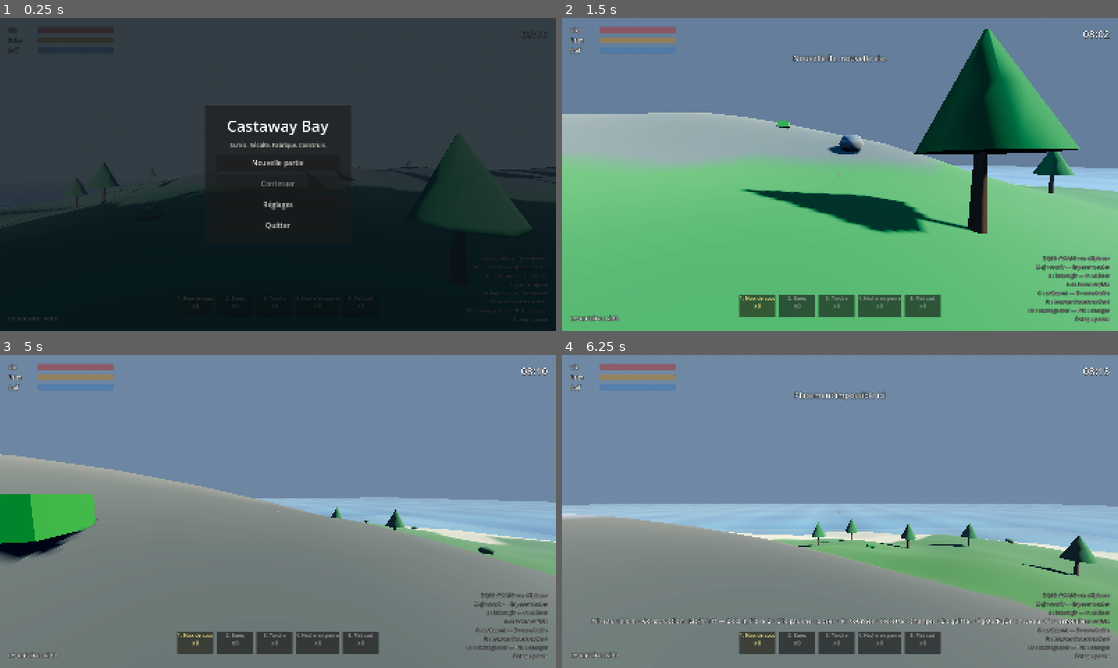
Above: before the commit, frames 1-4 (two rows, left to right).
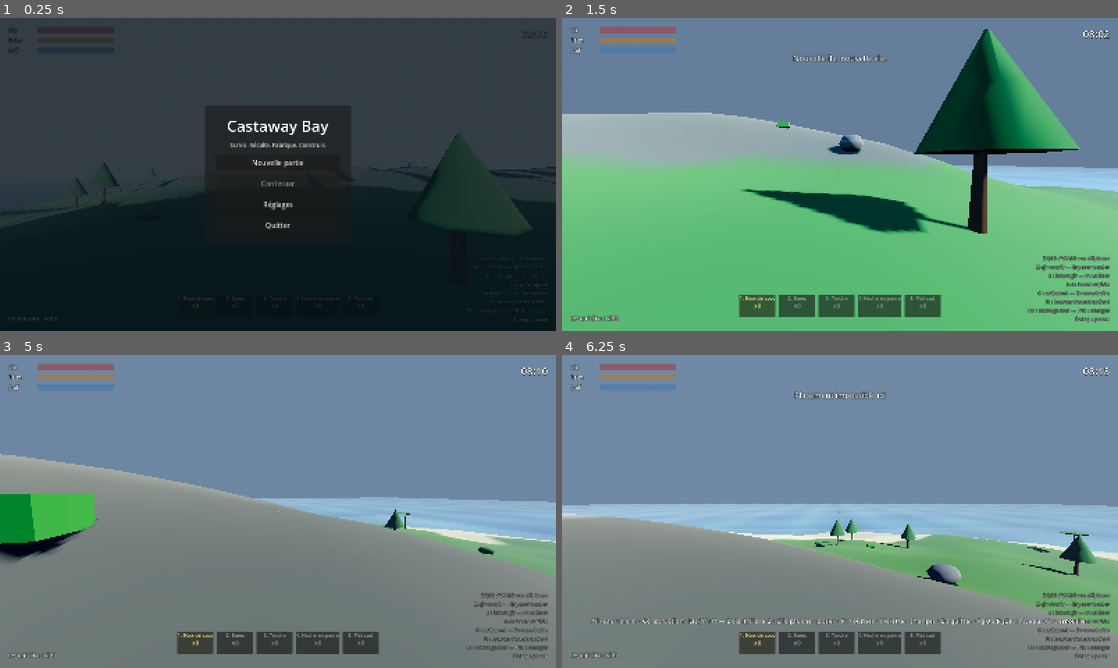
Above: after the commit, the same moments.

Repository: WinnyKing57/castaway-bay
Game: Godot game, scene res://main.tscn
The game is run twice, just before and just after one commit, with the same random seed, the same clock (stepped at 60 frames per second) and the same inputs.
Inputs (mouse positions are in pixels of both pictures, inside the frame that each line leads up to):
- Up to frame 1 (0.25 s): no input
- Up to frame 2 (1.5 s): click "Nouvelle partie" at 0.5 s; tap Enter (ui_accept) at 1.25 s; move the mouse to (867, 174) at 1.27 s; hold W (move_forward) from 1.28 s (still down); hold Page Down (build_level_down) from 1.28 s (still down); click (867, 174) at 1.42 s
- Up to frame 3 (5 s): keep holding W (move_forward); tap Space (jump) at 1.52, 2.27, 3.77, 4.52 s; move the mouse to (250, 511) at 2.02 s; release Page Down (build_level_down) at 2.03 s; tap V (build_level_lock) at 2.1 s; move the mouse to (289, 505) at 2.77 s; hold Page Up (build_level_up) 2.78-3.53 s; move the mouse to (272, 517) at 3.52 s; tap E (interact) at 3.6 s; click (272, 517) at 3.67 s; move the mouse to (316, 514) at 4.27 s; hold R (rotate_build) from 4.28 s (still down)
- Up to frame 4 (6.25 s): keep holding W (move_forward); move the mouse to (795, 508) at 5.02 s; release R (rotate_build) at 5.03 s; tap Shift (sprint) at 5.1 s; tap Space (jump) at 5.27 s; move the mouse to (845, 511) at 5.77 s; hold B (toggle_build) from 5.78 s (still down); click (845, 511) at 5.92 s

The runs differ from the first frame. In frame 1, less than 0.1% of the frame differs, in the area x 66-76%, y 45-49%; in frame 2, 0.4%; in frame 3, less than 0.1%; in frame 4, 0.8%, in the area x 42-95%, y 52-74%.

Commit message:
Complete gameplay integration, boat repair, docs and roadmap
- Fix Boat.repair(player) signature and return bool
- Fix offset typing in construction anchor checks
- Balance resource generation (clay, metal, seeds) on island
- Update run.sh with multi-path Godot executable detection
- Update README.md with building rules, cheat options and game loop
- Update TODO.md with finished milestones and detailed game roadmap

Diff:
--- a/world/island.gd
+++ b/world/island.gd
@@ -220,15 +220,15 @@
 			continue
 
 		var prop: Harvestable = scene.instantiate()
-		if height < 1.5:
+		if height < 2.0 and rng.randf() < 0.35:
 			prop.kind = "argile"
 		elif height < 4.0:
-			prop.kind = "palmier" if rng.randf() < 0.6 else ("seed" if rng.randf() < 0.3 else "buisson")
-		elif height > 12.0:
+			prop.kind = "palmier" if rng.randf() < 0.55 else ("seed" if rng.randf() < 0.35 else "buisson")
+		elif height > 11.5:
 			prop.kind = "fer"
-		elif height > 9.0:
+		elif height > 8.5:
 			prop.kind = "rocher"
-		elif rng.randf() < 0.55:
+		elif rng.randf() < 0.50:
 			prop.kind = "arbre"
 		else:
 			prop.kind = "buisson"
